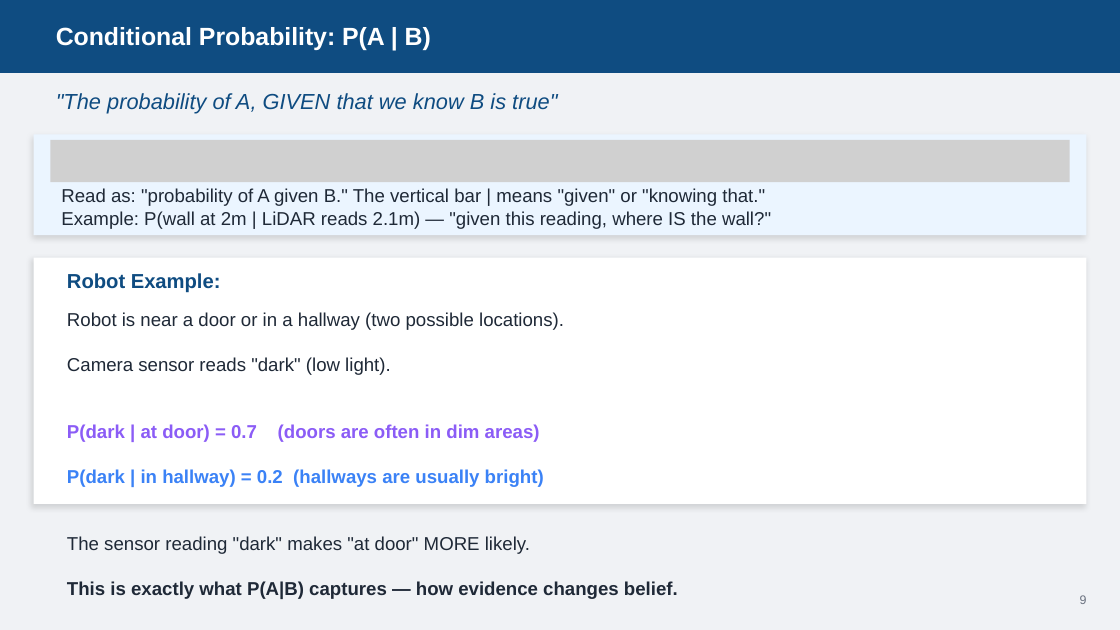
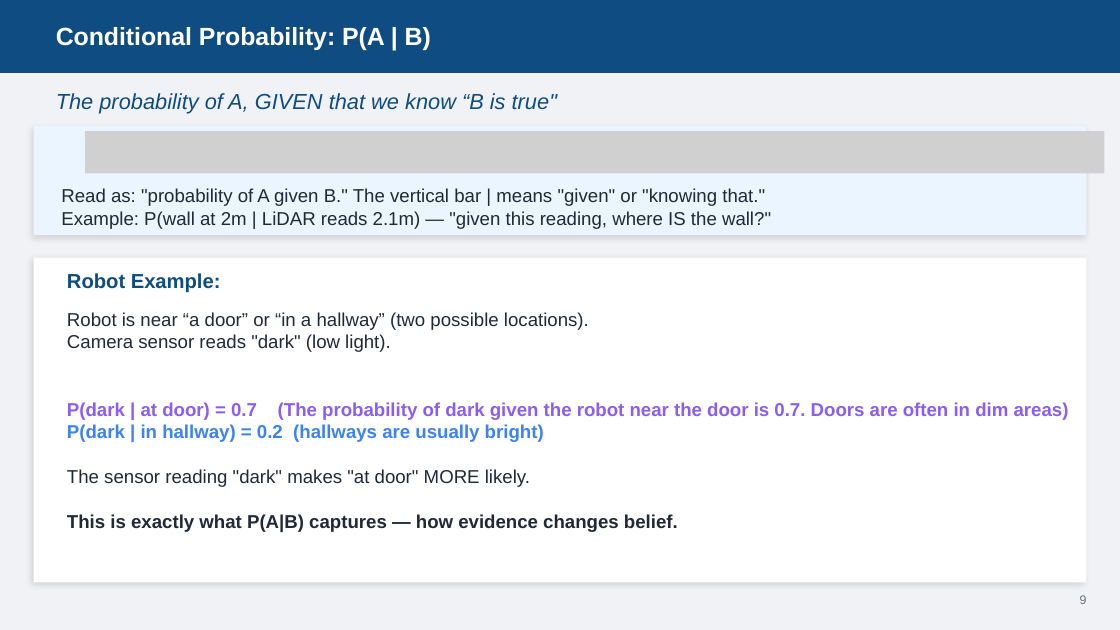
Before and after one commit to AbbadiAhmad/mobile_robots_course, a slide deck: slide 9 of Slides/Mod05/MOD05_Probabilistic_robotics.pptx. Drawn at 1120x630 pixels with LibreOffice and Linux fonts; fonts in the diff are those of the drawing; grey boxes stand for pictures. Boxes give left, top, right and bottom in pixels: in the first picture for what was removed or moved away, otherwise in the second. Text is boxed around its words. In the diff, an @@ line names an element or a change of style, - is before the commit and + after.

```diff
--- a/Slides/Mod05/MOD05_Probabilistic_robotics.pptx
+++ b/Slides/Mod05/MOD05_Probabilistic_robotics.pptx
@@ text at (56, 93, 557, 114): text changed @@
-"The probability of A, GIVEN that we know B is true"
+The probability of A, GIVEN that we know “B is true"
@@ rectangle: place and size @@
-rectangle at (34, 134, 1086, 235)
+rectangle at (34, 125, 1086, 234)
@@ picture: place and size @@
-picture at (50, 140, 1070, 183)
+picture at (85, 131, 1104, 174)
@@ rectangle: place and size @@
-rectangle at (34, 258, 1086, 504)
+rectangle at (34, 258, 1086, 582)
@@ text at (67, 312, 1069, 442): text changed; text colour #1F2937 to #8B5CF6 @@
-Robot is near a door or in a hallway (two possible locations).
-Camera sensor reads "dark" (low light).
-P(dark | at door) = 0.7 (doors are often in dim areas)
-P(dark | in hallway) = 0.2 (hallways are usually bright)
+Robot is near “a door” or “in a hallway” (two possible locations).
+Camera sensor reads "dark" (low light).
+P(dark | at door) = 0.7 (The probability of dark given the robot near the door is 0.7. Doors are often in dim areas)
+P(dark | in hallway) = 0.2 (hallways are usually bright)
```
Also in this commit, not shown: 12 other slides changed, 2 other files.
